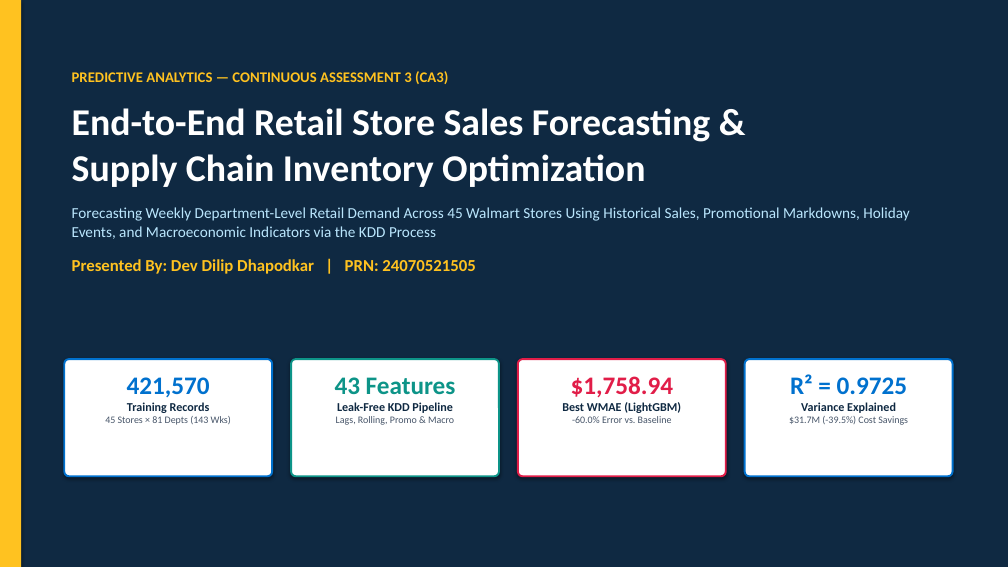
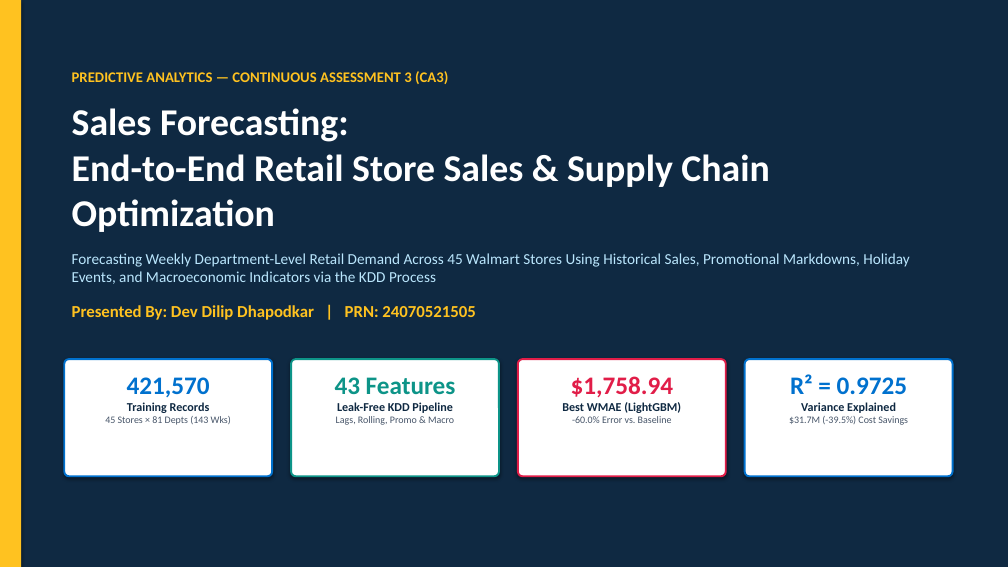
Before and after one commit to DevDhapodkar/Walmart-Store-Sales-Forecasting-KDD, a slide deck: slide 1 of Walmart_Sales_Forecasting_Presentation.pptx. Drawn at 1008x567 pixels with LibreOffice and Linux fonts; fonts in the diff are those of the drawing. Boxes give left, top, right and bottom in pixels: in the first picture for what was removed or moved away, otherwise in the second. Text is boxed around its words. In the diff, an @@ line names an element or a change of style, - is before the commit and + after.

Commit message:
Update project topic title to Sales Forecasting across all deliverables

```diff
--- a/Walmart_Sales_Forecasting_Presentation.pptx
+++ b/Walmart_Sales_Forecasting_Presentation.pptx
@@ text at (72, 108, 769, 232): text changed @@
-End-to-End Retail Store Sales Forecasting &
-Supply Chain Inventory Optimization
+Sales Forecasting:
+End-to-End Retail Store Sales & Supply Chain Optimization
```
Also in this commit, not shown: 12 other slides changed, 7 other files.
